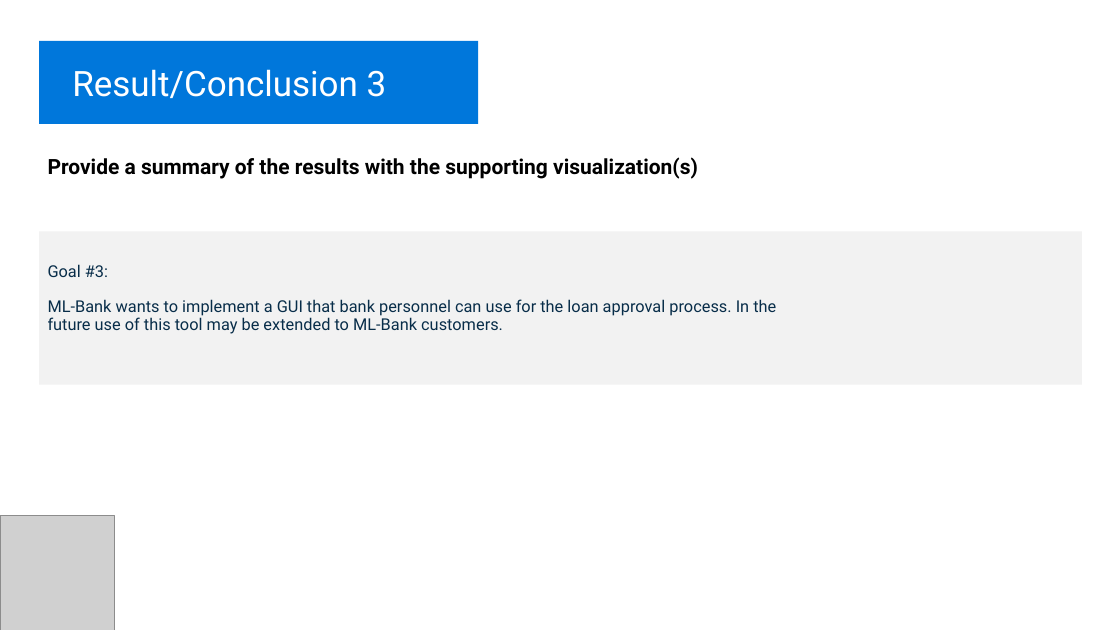
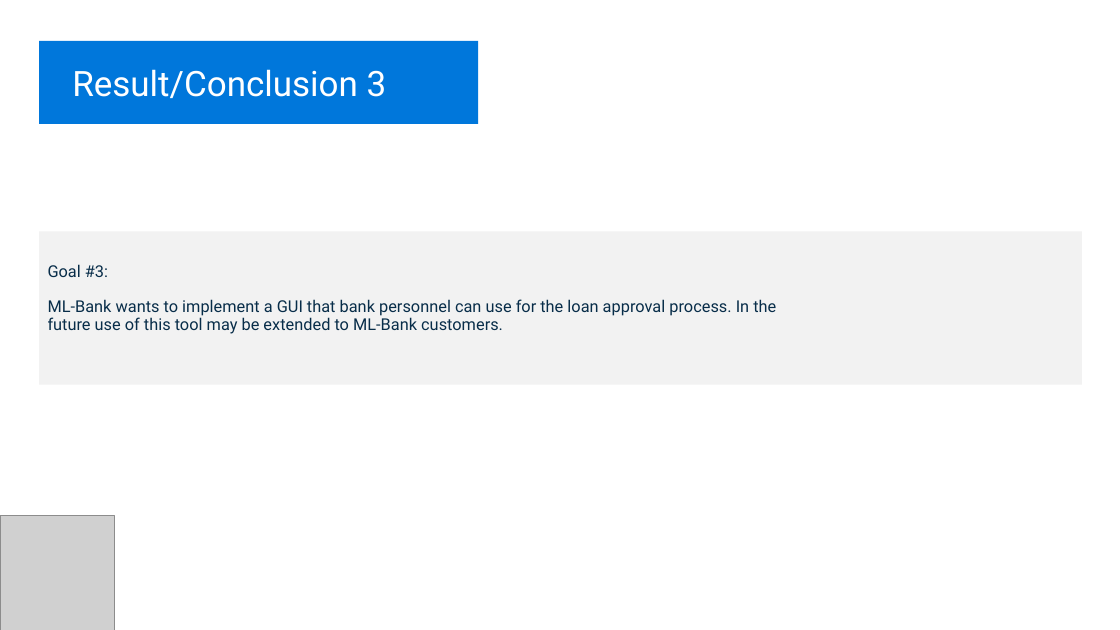
Before and after one commit to Pete1001/ML-Bank, a slide deck: slide 10 of ML-Bank.pptx (slide 11 before the commit). Drawn at 1120x630 pixels with LibreOffice and Linux fonts; fonts in the diff are those of the drawing; grey boxes stand for pictures. Boxes give left, top, right and bottom in pixels: in the first picture for what was removed or moved away, otherwise in the second. Text is boxed around its words. In the diff, an @@ line names an element or a change of style, - is before the commit and + after.

Commit message:
Final PPT update

```diff
--- a/ML-Bank.pptx
+++ b/ML-Bank.pptx
@@ text removed at (48,157,698,179) @@
-Provide a summary of the results with the supporting visualization(s)
```
Also in this commit, not shown: 2 other slides changed, 1 slide removed.
